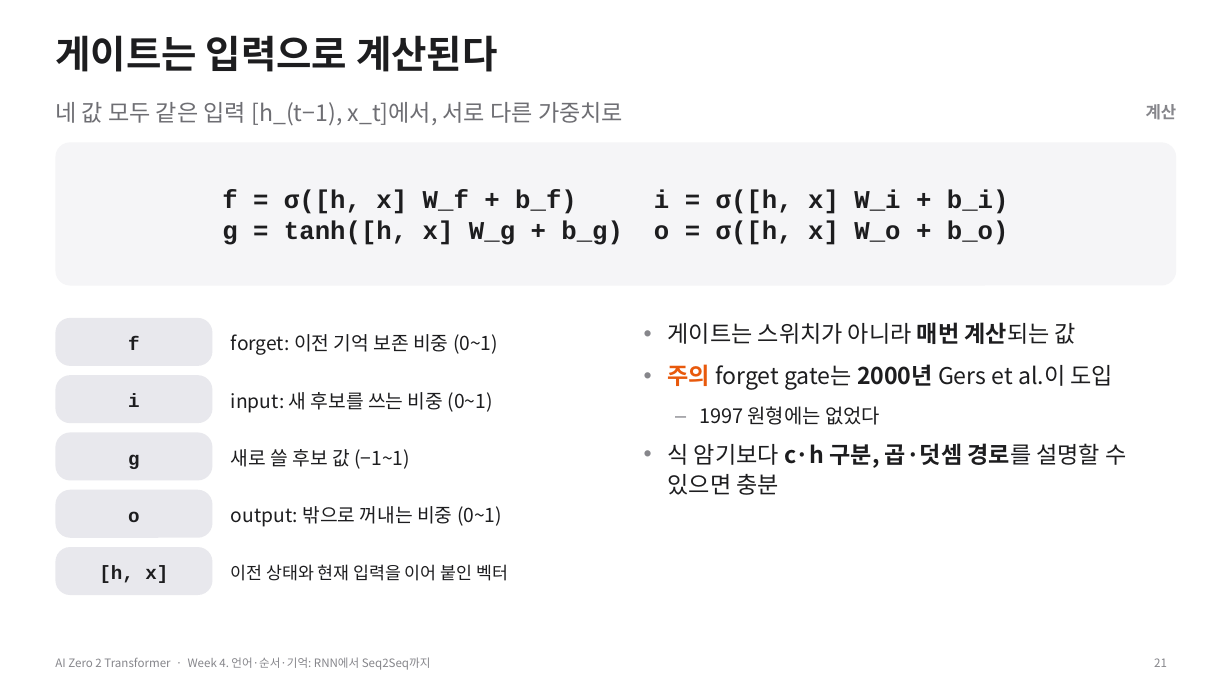
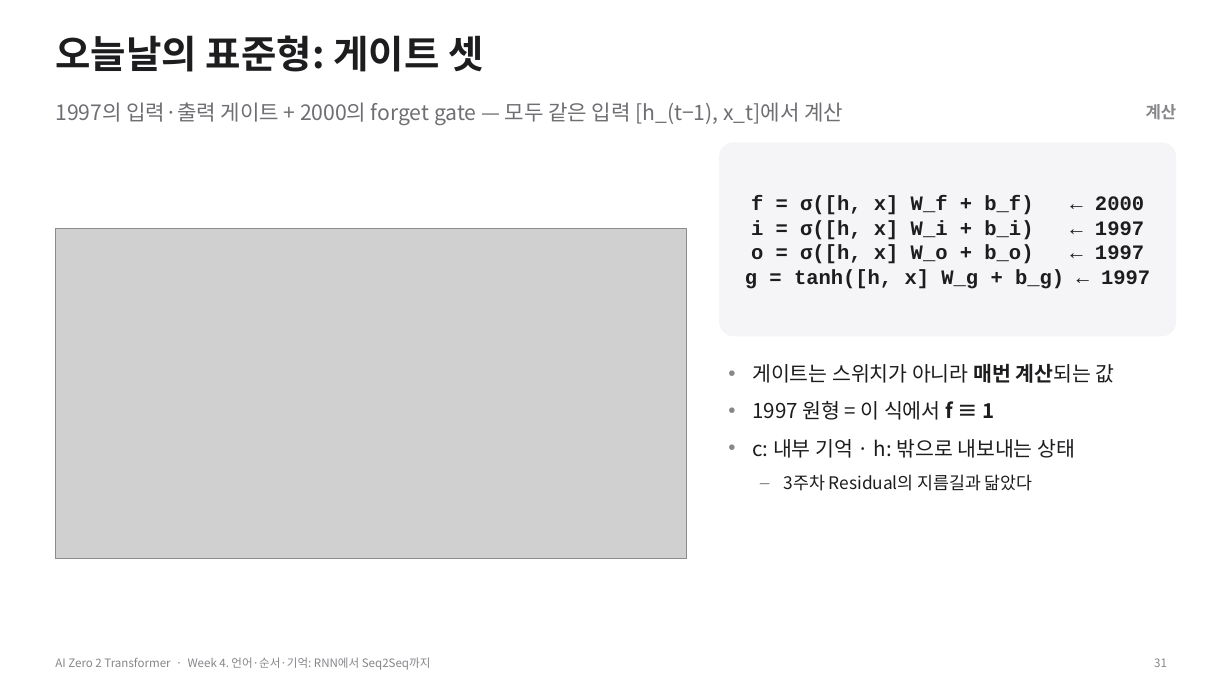
Before and after one commit to myunhh/AI-Zero-2-Transformers, a slide deck: slide 31 of lectures/week04_rnn_lstm_seq2seq.pptx (slide 21 before the commit). Drawn at 1232x693 pixels with LibreOffice and Linux fonts; fonts in the diff are those of the drawing; grey boxes stand for pictures. Boxes give left, top, right and bottom in pixels: in the first picture for what was removed or moved away, otherwise in the second. Text is boxed around its words. In the diff, an @@ line names an element or a change of style, - is before the commit and + after.

```diff
--- a/lectures/week04_rnn_lstm_seq2seq.pptx
+++ b/lectures/week04_rnn_lstm_seq2seq.pptx
@@ title at <box>55,35,483,72</box>: text changed @@
-게이트는 입력으로 계산된다
+오늘날의 표준형: 게이트 셋
@@ text at <box>55,102,843,125</box>: text changed; size 18 to 16.5 pt @@
-네 값 모두 같은 입력 [h_(t−1), x_t]에서, 서로 다른 가중치로
+1997의 입력·출력 게이트 + 2000의 forget gate — 모두 같은 입력 [h_(t−1), x_t]에서 계산
@@ rounded rectangle: place and size @@
-rounded rectangle at <box>55,142,1177,286</box>
+rounded rectangle at <box>719,142,1177,336</box>
@@ rounded rectangle at <box>719,142,1177,336</box>: proportions changed @@
@@ text at <box>745,195,1150,289</box>: text changed; size 20 to 16 pt @@
-f = σ([h, x] W_f + b_f) i = σ([h, x] W_i + b_i)
-g = tanh([h, x] W_g + b_g) o = σ([h, x] W_o + b_o)
+f = σ([h, x] W_f + b_f) ← 2000
+i = σ([h, x] W_i + b_i) ← 1997
+o = σ([h, x] W_o + b_o) ← 1997
+g = tanh([h, x] W_g + b_g) ← 1997
@@ picture added at <box>55,229,687,559</box> @@
@@ rounded rectangle removed at <box>55,318,213,366</box> @@
-f
@@ text removed at <box>231,334,498,355</box> @@
-forget: 이전 기억 보존 비중 (0~1)
@@ text "게이트는 스위치가 아니라 매번 계산되는 ...": place and size @@
-text "게이트는 스위치가 아니라 매번 계산되는 ..." at <box>668,322,1126,495</box>
+text "게이트는 스위치가 아니라 매번 계산되는 ..." at <box>752,363,1115,491</box>
@@ rounded rectangle removed at <box>55,375,213,423</box> @@
-i
@@ text at <box>752,363,1115,383</box>: size 18 to 16 pt in "게이트는 스위치가 아니라 매번 계산되는 값"; less space between paragraphs @@
@@ text removed at <box>231,392,493,413</box> @@
-input: 새 후보를 쓰는 비중 (0~1)
@@ text at <box>752,401,1075,491</box>: text changed; size 18 to 16 pt @@
-• 주의 forget gate는 2000년 Gers et al.이 도입
-– 1997 원형에는 없었다
-• 식 암기보다 c·h 구분, 곱·덧셈 경로를 설명할 수 있으면 충분
+• 1997 원형 = 이 식에서 f ≡ 1
+• c: 내부 기억 · h: 밖으로 내보내는 상태
+– 3주차 Residual의 지름길과 닮았다
@@ rounded rectangle removed at <box>55,433,213,481</box> @@
-g
@@ text removed at <box>231,449,410,469</box> @@
-새로 쓸 후보 값 (−1~1)
@@ rounded rectangle removed at <box>55,490,213,538</box> @@
-o
@@ text removed at <box>231,506,502,527</box> @@
-output: 밖으로 꺼내는 비중 (0~1)
@@ rounded rectangle removed at <box>55,547,213,595</box> @@
-[h, x]
@@ text removed at <box>231,564,508,581</box> @@
-이전 상태와 현재 입력을 이어 붙인 벡터
```
Also in this commit, not shown: 26 other slides changed, 29 slides added, 13 slides removed, 20 other files.
